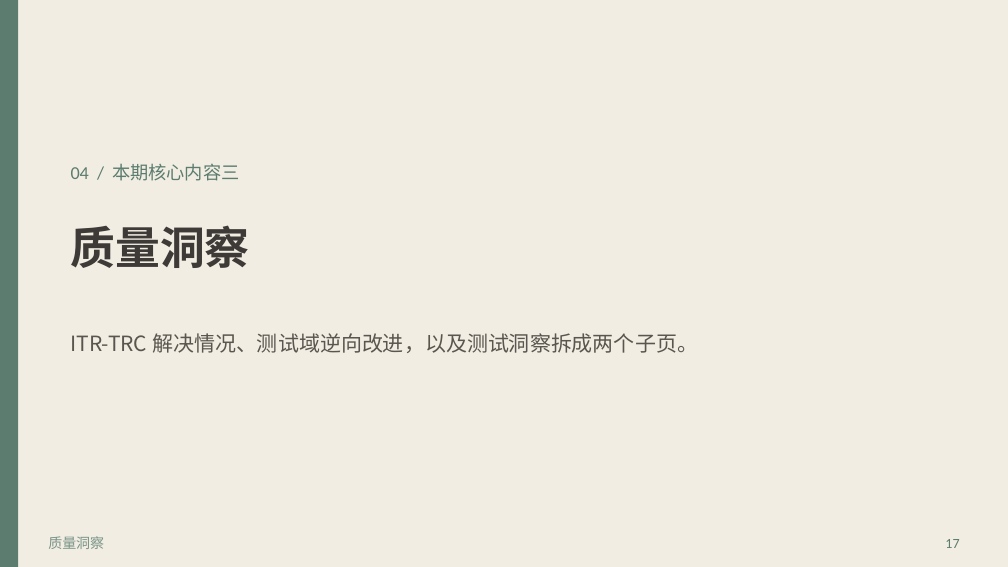
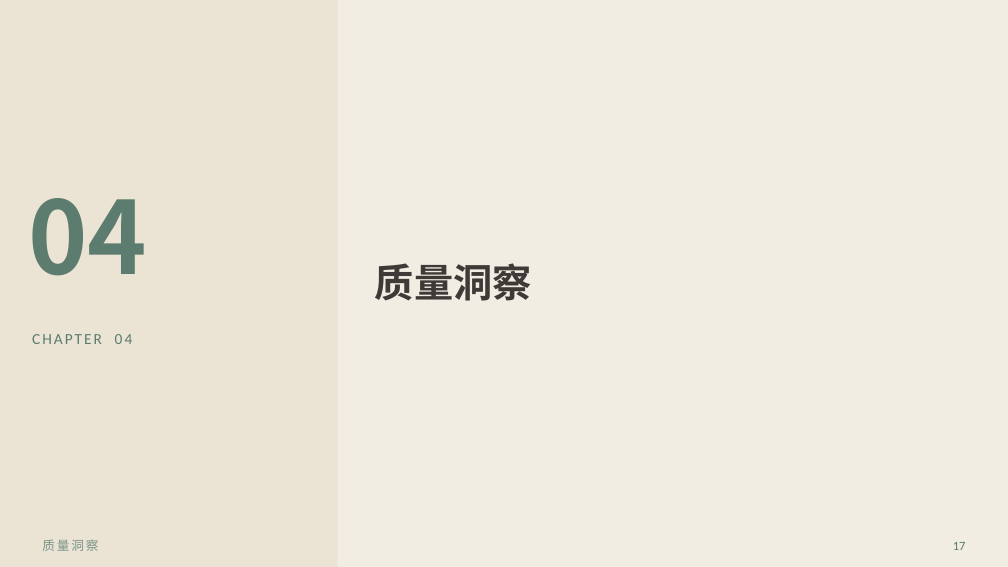
Before and after one commit to khalildai/test-send-file, a slide deck: slide 17 of 效能平台版本发布会.pptx. Drawn at 1008x567 pixels with LibreOffice and Linux fonts; fonts in the diff are those of the drawing. Boxes give left, top, right and bottom in pixels: in the first picture for what was removed or moved away, otherwise in the second. Text is boxed around its words. In the diff, an @@ line names an element or a change of style, - is before the commit and + after.

```diff
--- a/效能平台版本发布会.pptx
+++ b/效能平台版本发布会.pptx
@@ rectangle: place and size @@
-rectangle at (0,0,18,566)
+rectangle at (0,0,338,566)
@@ rectangle at (0,0,338,566): fill #5B7C6E to #EBE4D4 @@
@@ text at (28,198,147,276): text changed; size 13 to 72 pt; font Calibri to Noto Sans CJK SC; bold on @@
-04 / 本期核心内容三
+04
@@ text "质量洞察": place and size @@
-text "质量洞察" at (71,225,250,268)
+text "质量洞察" at (375,263,532,301)
@@ text "质量洞察" at (375,263,532,301): size 32 to 28 pt @@
@@ text added at (32,334,133,344), 11 pt, text #5B7C6E @@
+CHAPTER 04
@@ text removed at (71,333,698,353) @@
-ITR-TRC 解决情况、测试域逆向改进，以及测试洞察拆成两个子页。
@@ text "质量洞察" at (42,539,98,551): size 10 to 9 pt, letter spacing 0 to 1.4 pt @@
@@ text "17": place and size @@
-text "17" at (945,539,959,548)
+text "17" at (953,542,966,550)
@@ text "17" at (953,542,966,550): size 10 to 9 pt @@
```
Also in this commit, not shown: 22 other slides changed.
